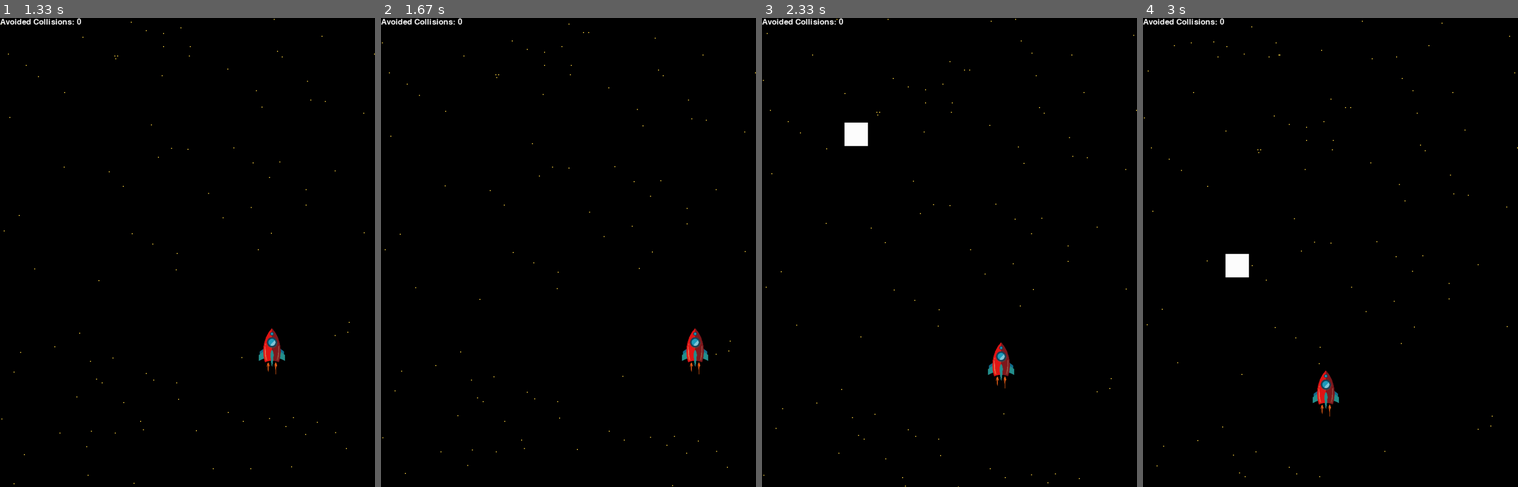
Above: before the commit, frames 1-4 (left to right).
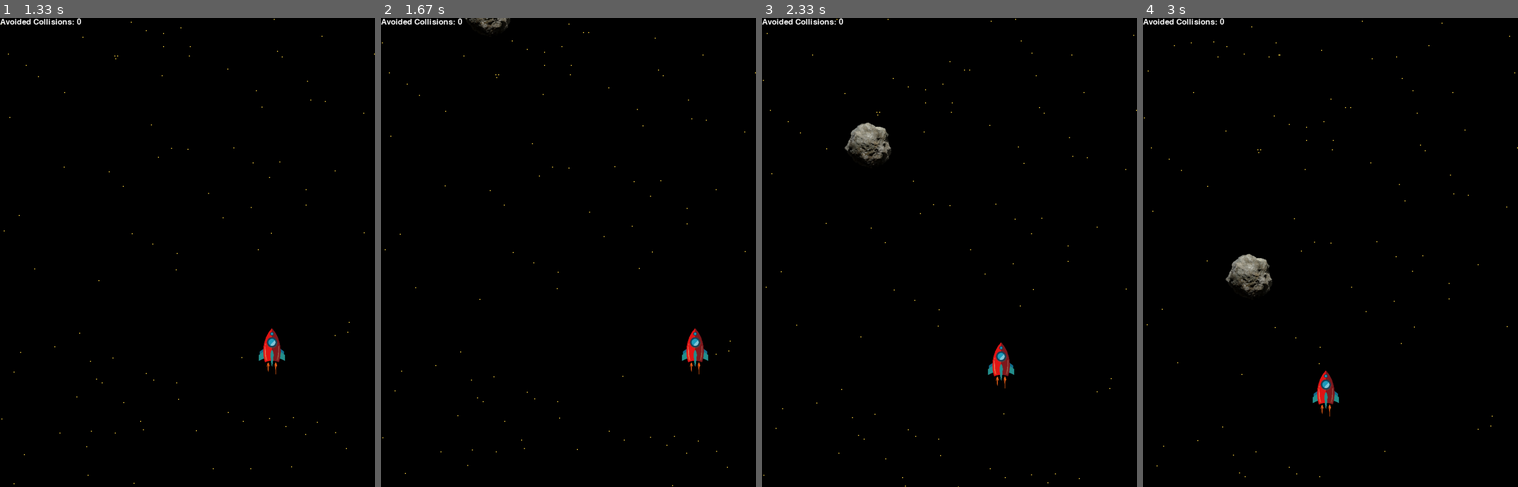
Above: after the commit, the same moments.

Repository: TimoFlesch/pygame_spaceship
Game: pygame game, started from code/main.py
Same seed, same stepped clock (60 frames per second), same inputs: the game is played once before the commit and once after it.
Inputs:
- Up to frame 1 (1.33 s): hold Right 0.33-0.8 s; hold Up 0.83-1.13 s; hold Right from 1.17 s (still down)
- Up to frame 2 (1.67 s): release Right at 1.63 s
- Up to frame 3 (2.33 s): hold Left 1.67-2.2 s; hold Down from 2.23 s (still down)
- Up to frame 4 (3 s): release Down at 2.53 s; hold Left 2.57-2.97 s

Frame 1 is identical in both runs. In frame 2, 0.2% of the frame differs, in the area x 22-35%, y 0-4%; in frame 3, 0.8%, in the area x 21-35%, y 22-32%; in frame 4, 0.8%.

Commit message:
more realistic asteroids

Diff:
--- a/code/main.py
+++ b/code/main.py
@@ -20,6 +20,7 @@
 agentHeight = 100
 agentImg = pygame.transform.scale(agentImg, (agentWidth, agentHeight))
 
+asteroidImg = pygame.image.load('../assets/asteroid.png')
 
 def draw_agent(x, y):
     gameDisplay.blit(agentImg, (x, y))
@@ -27,12 +28,12 @@
 
 def draw_stars(x, y, w, h):
     for ii in range(x.shape[0]):
-        draw_obstacle(x[ii], y[ii], w, h, (245, 206, 66))
+        pygame.draw.rect(gameDisplay, (245, 206, 66), [x[ii], y[ii], w, h])
 
 
 def draw_obstacle(x, y, w, h, col):
-    pygame.draw.rect(gameDisplay, col, [x, y, w, h])
-
+    # pygame.draw.rect(gameDisplay, col, [x, y, w, h])
+    gameDisplay.blit(asteroidImg, (x, y))
 
 def draw_dodgecounter(count):
     font = pygame.font.SysFont(None, 26)
Binary file added: assets/asteroid.png
